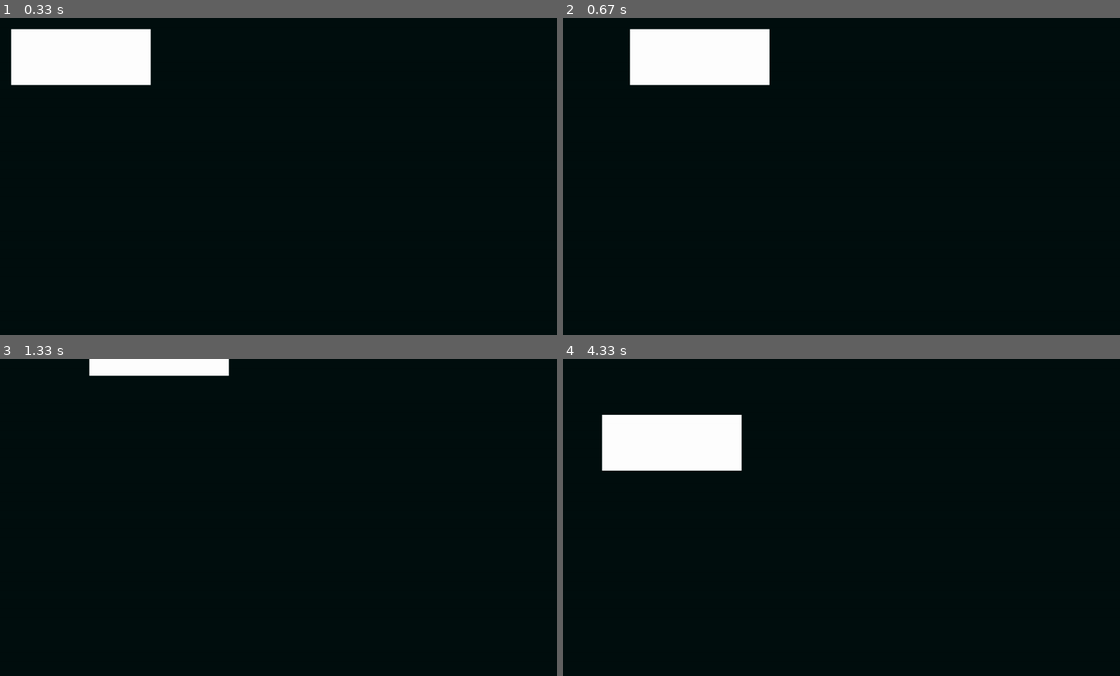
Above: before the commit, frames 1-4 (two rows, left to right).
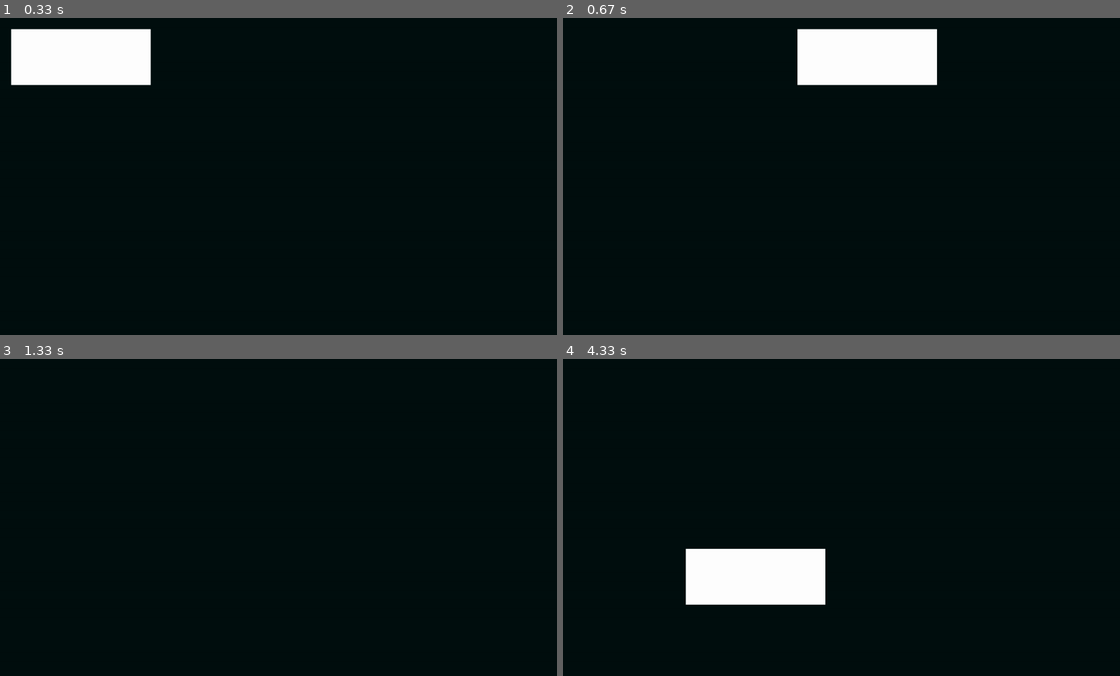
Above: after the commit, the same moments.

Repository: sd18spring/InteractiveProgramming
Game: pygame game, started from Basic_Movements.py
The game is run twice, just before and just after one commit, with the same random seed, the same clock (stepped at 60 frames per second) and the same inputs.
Inputs:
- Up to frame 1 (0.33 s): no input
- Up to frame 2 (0.67 s): hold Right from 0.33 s (still down)
- Up to frame 3 (1.33 s): release Right at 0.8 s; hold Up 0.83-1.13 s
- Up to frame 4 (4.33 s): hold Left 1.67-2.2 s; hold Down 2.23-2.53 s; hold Left 2.57-2.97 s; hold Right 3.4-4.03 s; hold Down from 4.07 s (still down)

Frame 1 is identical in both runs. In frame 2, 9.0% of the frame differs, in the area x 11-68%, y 3-22%; in frame 3, 1.4%; in frame 4, 9.0%.

Commit message:
finished up x movement and jumping

Diff:
--- a/Basic_Movements.py
+++ b/Basic_Movements.py
@@ -7,7 +7,7 @@
 
 
 clock = pygame.time.Clock()
-FPS = 30
+FPS = 120
 
 #Variable to keep the game running
 running = True
--- a/GameView.py
+++ b/GameView.py
@@ -1,6 +1,8 @@
 import pygame
-import model
 import terrain
+from character import Character
+from model import Model
+from pygame.locals import *
 class GameView:
     def __init__(self, model, size):
         self.model = model
@@ -15,5 +17,24 @@
         self.screen.fill(pygame.Color(200,210,255))
         for t in self.model.terrains:
             pygame.draw.rect(self.screen, pygame.Color(150,120,10), pygame.Rect(t.pos[0],t.pos[1],t.size[0], t.size[1]))
-        pygame.draw.rect(self.screen, pygame.Color(100,100,100), pygame.Rect(self.model.char.pos_x, self.model.char.pos_y, self.model.char.width, self.model.char.height))
+        for char in self.model.characters:
+            pygame.draw.rect(self.screen, pygame.Color(100,100,100), pygame.Rect(char.pos_x, char.pos_y, char.width, char.height))
         pygame.display.update()
+
+if __name__ == "__main__":
+    clock = pygame.time.Clock()
+    FPS = 30
+
+    char1 = Character(pos_x = 500, pos_y = 500, label = 'char1')
+    char2 = Character(label = 'char2')
+    model = Model(char1, char2)
+    view = GameView(model, (1000, 1000))
+    while model.game_running:
+        for event in pygame.event.get():
+            model.quit(event)
+            for char in model.characters:
+                model.x_movement(event, char)
+                model.y_movement(event, char)
+        model.update_motion()
+        view.draw()
+        clock.tick(FPS)
--- a/character.py
+++ b/character.py
@@ -3,11 +3,13 @@
                      attack = 10,
                      defense = 10,
                      weight = 10,
-                     jump_vel = 10,
-                     acceleration = .1,
-                     width = 100,
-                     height = 200,
-                     max_health = 100):
+                     jump_vel = -100,
+                     acceleration = 3,
+                     speed = 15,
+                     width = 75,
+                     height = 150,
+                     max_health = 100,
+                     max_jumps = 3):
         self.label = label
         self.attack = attack
         self.defense = defense
@@ -21,7 +23,11 @@
         self.vel_x = 0
         self.vel_y = 0
         self.acc_x = acceleration
+        self.speed = speed
+        self.acc_direction = 0
         self.lives = 3
+        self.max_jumps = max_jumps
+        self.jumps = max_jumps
 
     def __str__(self):
         output = self.label + ':\n'
@@ -29,21 +35,21 @@
         output += "\ndefense: " + str(self.defense)
         output += "\nweight: " + str(self.weight)
         output += "\njump vel: " + str(self.jump_vel)
-        output += "\nspeed: " + str(self.acc_x)
+        output += "\nacceleration: " + str(self.acc_x)
+        output += "\nspeed: " + str(self.speed)
         output += "\nwidth: " + str(self.width)
         output += "\nheight: " + str(self.height)
         output += "\nhealth: " + str(self.health)
         return output
 
-    def in_air(self, *args):
+    def in_air(self, terrain):
         """
         checks to see if character is in the air, or supported by terrain
         *args are (probably) terrain objects and their coordinates
         """
-        #for pos_y in args:
-            #if self.pos_y == pos_y and self.:
-                #return False
-        #return True
+        if self.pos_y >= terrain:
+            return False
+        return True
 
     def alive(self):
         """
@@ -51,21 +57,32 @@
         """
         return self.health > 0
 
-    def accelerate(self, direction):
+    #NOTE: I think it is better if we didn't have acceleration in the x
+    #direction. If acceleration rate is slow, it makes manuvering hard. If the
+    #rate is high, then it is practically unnoticable.
+    def accelerate(self):
         """
         updates the acceleration of the character, for movement on each frame
         when there is no movement, acceleration = 0
         direction is -1 or 1
         """
-        print("ha")
-        self.vel_x += self.acc_x * direction
-        if self.vel_x > 5:
-            self.vel_x = 5
-        if self.vel_x < -5:
-            self.vel_x = -5
+        #NOTE: this is a pretty jank way of doing what I want, but i didn't
+        #want to overhaul your code
+        if self.acc_direction != 0:
+            self.vel_x += self.acc_x * self.acc_direction
+            if self.vel_x > self.speed:
+                self.vel_x = self.speed
+            if self.vel_x < -self.speed:
+                self.vel_x = -self.speed
+        else:
+            if self.vel_x > 0:
+                self.vel_x -= self.acc_x
+            elif self.vel_x < 0:
+                self.vel_x += self.acc_x
     def move(self):
         """
         updates the position of the character laterally.
         direction is either -1 or 1
         """
         self.pos_x += self.vel_x
+        self.pos_y += self.vel_y
--- a/model.py
+++ b/model.py
@@ -1,16 +1,84 @@
 import character
 import terrain
 import random
+import pygame
+from pygame.locals import *
+
 class Model:
     def __init__(self, *args):
-        self.g = -10
+        self.game_running = True
+        self.g = 15
         self.terrains = []
+        self.characters = []
+
+        for char in args:
+            self.characters.append(char)
+
+        #NOTE: Why is this a double for loop? We should just have one terrain
+        #object for the ground, not 30.
         for i in range(10):
             for j in range(3):
                 self.terrains.append(terrain.Terrain((i * 100,1000 - j * 100)))
         #for i in range(10):
         #    if(random.randint(1,2) == 2):
         #        self.terrains.append(terrain.Terrain((i * 100,1000 - 3 * 100)))
-        self.char = character.Character(500, 600)
-    def gravity(self, game_object):
-        game_object.yvel += self.g
+
+    def x_movement(self, event, game_object):
+        """
+        Toggles the different modes of acceleration depending on key up
+        events and key down events.
+        """
+        if not (event.type == KEYDOWN or event.type == KEYUP) or not (event.key == pygame.K_LEFT or event.key == pygame.K_RIGHT):
+           return
+        left = False
+        right = False
+        #KEYDOWN events toggle movement on
+        if event.type == KEYDOWN:
+            if event.key == pygame.K_LEFT:
+                left = True
+            if event.key == pygame.K_RIGHT:
+                right = True
+        #KEYUP events toggles movement off
+        if event.type == KEYUP:
+            if event.key == pygame.K_LEFT:
+                left = False
+            if event.key == pygame.K_RIGHT:
+                right = False
+        #If left XOR right
+        if left != right:
+            if left:
+                game_object.acc_direction = -1
+            if right:
+                game_object.acc_direction = 1
+        #Slow character down when there's conflicting input or no input
+        else:
+            game_object.acc_direction = 0
+
+    def y_movement(self, event, game_object):
+        """
+        used to update the v velocity of the object
+        """
+        #KEYUP events toggles movement off
+        if event.type == KEYDOWN:
+            if event.key == pygame.K_UP and game_object.jumps > 0:
+                game_object.vel_y = game_object.jump_vel
+                game_object.jumps -= 1
+                print("up", game_object.vel_y)
+
+    def update_motion(self):
+        """
+        Updates the position and velocity of each character.
+        """
+        for char in self.characters:
+            if char.in_air(800 - 1.5 * char.height):
+                char.vel_y += self.g
+            elif char.vel_y  > 0:
+                char.vel_y = 0
+                char.pos_y = 800 - char.height
+                char.jumps = char.max_jumps
+            char.accelerate()
+            char.move()
+
+    def quit(self, event):
+        if event.type == QUIT:
+            self.game_running = False
